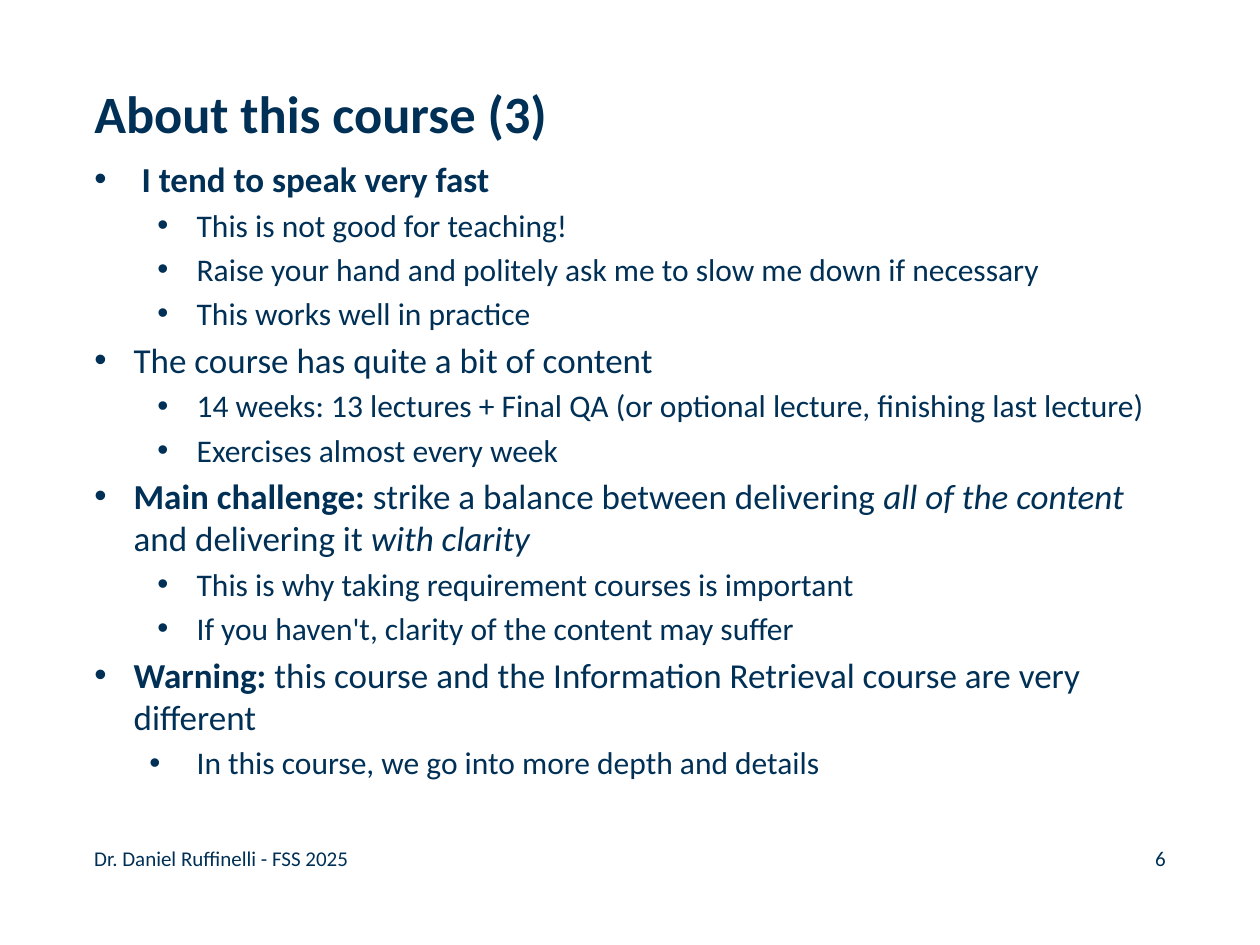
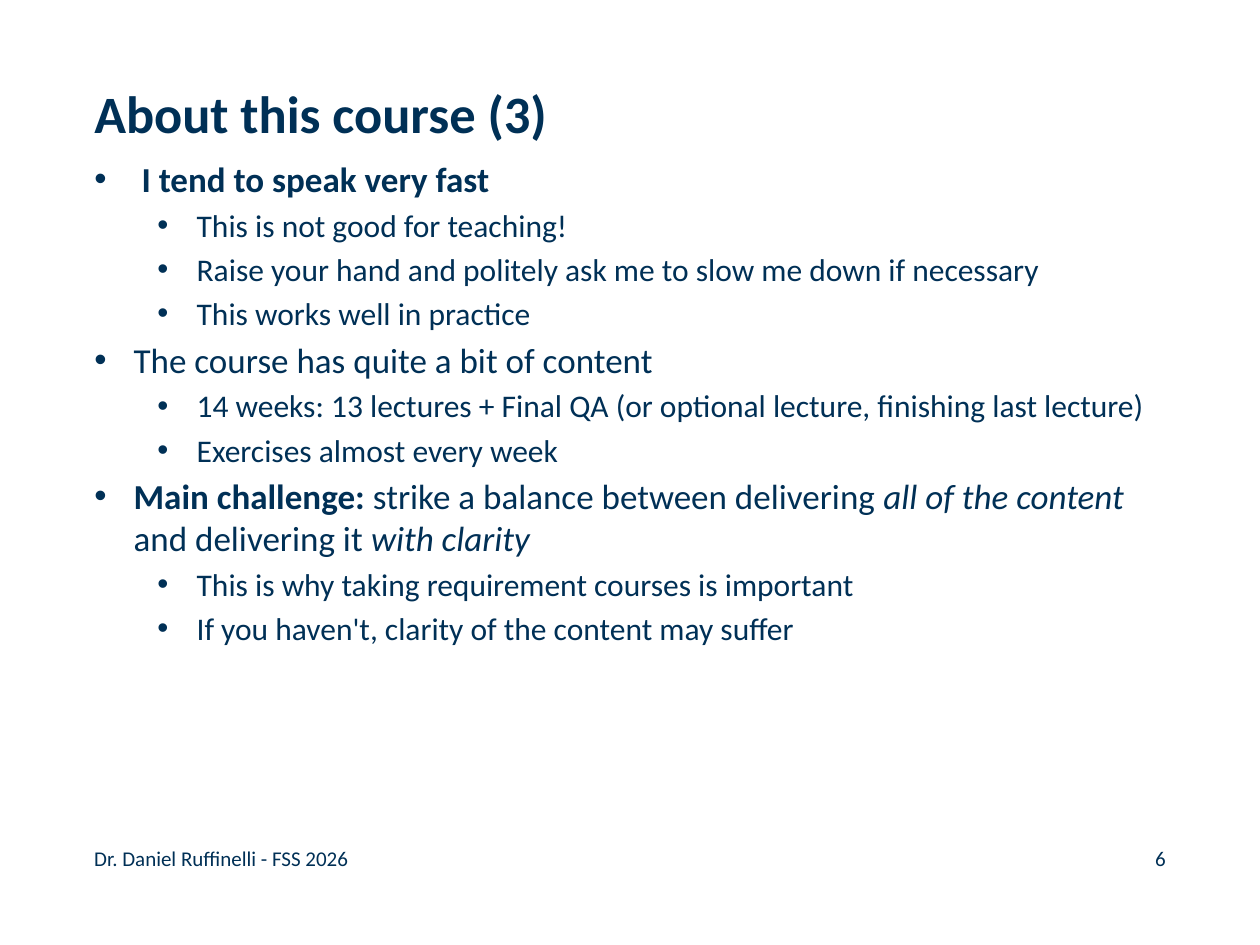
Before and after one commit to rufex2001/teaching_llms, a slide deck: slide 6 of lectures/01_introduction/01_introduction.pptx. Drawn at 1260x945 pixels with LibreOffice and Linux fonts; fonts in the diff are those of the drawing; background and template pictures are left out. Boxes give left, top, right and bottom in pixels: in the first picture for what was removed or moved away, otherwise in the second. Text is boxed around its words. In the diff, an @@ line names an element or a change of style, - is before the commit and + after.

```diff
--- a/lectures/01_introduction/01_introduction.pptx
+++ b/lectures/01_introduction/01_introduction.pptx
@@ text at <box>134,663,1080,780</box>: paragraphs removed @@
-• Warning: this course and the Information Retrieval course are very different
-  • In this course, we go into more depth and details
@@ text at <box>94,851,347,866</box>: text changed @@
-Dr. Daniel Ruffinelli - FSS 2025
+Dr. Daniel Ruffinelli - FSS 2026
```
Also in this commit, not shown: 39 other slides changed, 2 slides added, 3 other files.
